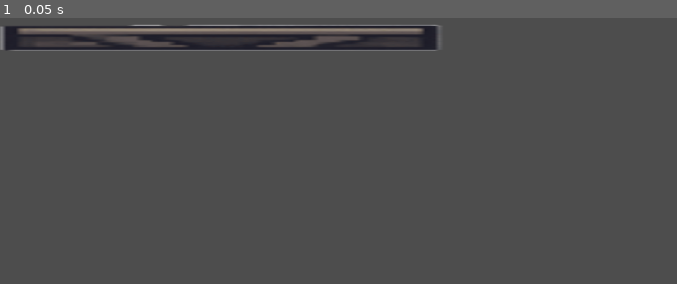
Above: before the commit, frame 1.
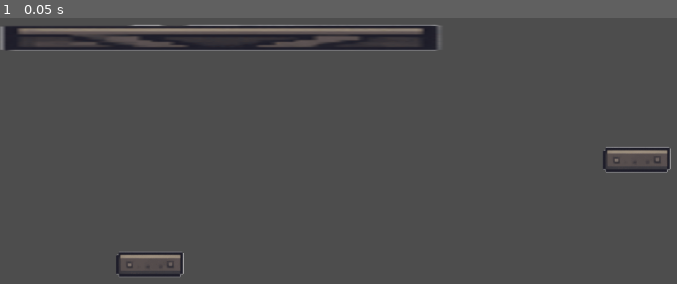
Above: after the commit, the same moment.

Repository: M1rceaDogaru/wound-up
Game: Godot game, scene res://maps/tunnel.tscn
The game is run twice, just before and just after one commit, with the same random seed, the same clock (stepped at 60 frames per second) and the same inputs. This scene is started directly instead of the project's main scene.
Inputs:
- Up to frame 1 (0.05 s): no input

The runs differ from the first frame. In frame 1, 0.8% of the frame differs, in the area x 17-100%, y 48-98%.

Commit message:
Add moving platforms

Diff:
--- a/src/game/game.gd
+++ b/src/game/game.gd
@@ -3,6 +3,9 @@
 class_name Game
 
 @onready var player = $Player
+
+func _ready() -> void:
+	$Map/PlatformMovement.play("move")
 
 func move_to(target: String, transition_name: String):
 	var current_map = find_child("Map", false, false)
@@ -13,3 +16,4 @@
 
 	var target_transition: Transition = new_map.find_child("Transitions").find_child(transition_name)
 	player.transition_to(target_transition.entry_point.global_position)
+	$Map/PlatformMovement.play("move")
--- a/src/game/game.tscn
+++ b/src/game/game.tscn
@@ -16,3 +16,4 @@
 position_smoothing_enabled = true
 
 [node name="Map" parent="." instance=ExtResource("3_h7iqs")]
+script = null
--- a/src/map/map.tscn
+++ b/src/map/map.tscn
@@ -1,7 +1,19 @@
-[gd_scene format=3 uid="uid://bv1v81aa2q4gw"]
+[gd_scene load_steps=2 format=3 uid="uid://bv1v81aa2q4gw"]
+
+[sub_resource type="GDScript" id="GDScript_beun2"]
+script/source = "extends Node2D
+
+func start() -> void:
+	$PlatformMovement.play(\"move\")
+"
 
 [node name="Map" type="Node2D"]
+script = SubResource("GDScript_beun2")
 
 [node name="Transitions" type="Node2D" parent="."]
 
 [node name="Environment" type="Node2D" parent="."]
+
+[node name="MovingPlatforms" type="Node2D" parent="."]
+
+[node name="PlatformMovement" type="AnimationPlayer" parent="."]
--- /dev/null
+++ b/src/map/moving_platform.tscn
@@ -0,0 +1,18 @@
+[gd_scene load_steps=3 format=3 uid="uid://ccv662yvydwpx"]
+
+[ext_resource type="Texture2D" uid="uid://b5fwa30o13utx" path="res://sprites/test_robot.png" id="1_hlou7"]
+
+[sub_resource type="RectangleShape2D" id="RectangleShape2D_u6vgn"]
+size = Vector2(98, 35)
+
+[node name="MovingPlatform" type="AnimatableBody2D"]
+metadata/_edit_group_ = true
+
+[node name="Sprite2D" type="Sprite2D" parent="."]
+texture = ExtResource("1_hlou7")
+region_enabled = true
+region_rect = Rect2(51.4613, 583.537, 97.3493, 39.3066)
+
+[node name="CollisionShape2D" type="CollisionShape2D" parent="."]
+position = Vector2(0, 0.5)
+shape = SubResource("RectangleShape2D_u6vgn")
--- a/src/maps/start.tscn
+++ b/src/maps/start.tscn
@@ -1,8 +1,47 @@
-[gd_scene load_steps=4 format=3 uid="uid://dxvpd37mhwkjm"]
+[gd_scene load_steps=8 format=3 uid="uid://dxvpd37mhwkjm"]
 
 [ext_resource type="PackedScene" uid="uid://bv1v81aa2q4gw" path="res://map/map.tscn" id="1_txpt3"]
 [ext_resource type="PackedScene" uid="uid://bin6wnaw5ta86" path="res://map/transition.tscn" id="2_u2sb3"]
 [ext_resource type="PackedScene" uid="uid://40nlohv2xows" path="res://test/platform.tscn" id="3_mjb1c"]
+[ext_resource type="PackedScene" uid="uid://ccv662yvydwpx" path="res://map/moving_platform.tscn" id="4_u2sb3"]
+
+[sub_resource type="Animation" id="Animation_u2sb3"]
+resource_name = "move"
+length = 2.0
+loop_mode = 2
+tracks/0/type = "value"
+tracks/0/imported = false
+tracks/0/enabled = true
+tracks/0/path = NodePath("MovingPlatforms/MovingPlatform:position")
+tracks/0/interp = 1
+tracks/0/loop_wrap = true
+tracks/0/keys = {
+"times": PackedFloat32Array(0, 1.99),
+"transitions": PackedFloat32Array(1, 1),
+"update": 0,
+"values": [Vector2(96, 536), Vector2(357, 536)]
+}
+
+[sub_resource type="Animation" id="Animation_mjb1c"]
+length = 0.001
+tracks/0/type = "value"
+tracks/0/imported = false
+tracks/0/enabled = true
+tracks/0/path = NodePath("MovingPlatforms/MovingPlatform:position")
+tracks/0/interp = 1
+tracks/0/loop_wrap = true
+tracks/0/keys = {
+"times": PackedFloat32Array(0),
+"transitions": PackedFloat32Array(1),
+"update": 0,
+"values": [Vector2(96, 536)]
+}
+
+[sub_resource type="AnimationLibrary" id="AnimationLibrary_vhhta"]
+_data = {
+&"RESET": SubResource("Animation_mjb1c"),
+&"move": SubResource("Animation_u2sb3")
+}
 
 [node name="Map" instance=ExtResource("1_txpt3")]
 
@@ -25,3 +64,11 @@
 [node name="Platform5" parent="Environment" index="4" instance=ExtResource("3_mjb1c")]
 position = Vector2(995, 585)
 scale = Vector2(2.6, 1)
+
+[node name="MovingPlatform" parent="MovingPlatforms" index="0" instance=ExtResource("4_u2sb3")]
+position = Vector2(96, 536)
+
+[node name="PlatformMovement" parent="." index="3"]
+libraries = {
+&"": SubResource("AnimationLibrary_vhhta")
+}
--- a/src/maps/tunnel.tscn
+++ b/src/maps/tunnel.tscn
@@ -1,10 +1,73 @@
-[gd_scene load_steps=4 format=3 uid="uid://cidhne4h2q7wj"]
+[gd_scene load_steps=8 format=3 uid="uid://cidhne4h2q7wj"]
 
 [ext_resource type="PackedScene" uid="uid://bv1v81aa2q4gw" path="res://map/map.tscn" id="1_hjm4x"]
 [ext_resource type="PackedScene" uid="uid://bin6wnaw5ta86" path="res://map/transition.tscn" id="2_rfm4c"]
+[ext_resource type="PackedScene" uid="uid://ccv662yvydwpx" path="res://map/moving_platform.tscn" id="4_hjm4x"]
 [ext_resource type="PackedScene" uid="uid://40nlohv2xows" path="res://test/platform.tscn" id="4_y3lgk"]
 
+[sub_resource type="Animation" id="Animation_rfm4c"]
+resource_name = "move"
+loop_mode = 2
+tracks/0/type = "value"
+tracks/0/imported = false
+tracks/0/enabled = true
+tracks/0/path = NodePath("MovingPlatforms/MovingPlatform:position")
+tracks/0/interp = 1
+tracks/0/loop_wrap = true
+tracks/0/keys = {
+"times": PackedFloat32Array(0, 0.99),
+"transitions": PackedFloat32Array(1, 1),
+"update": 0,
+"values": [Vector2(918, 366), Vector2(176, 366)]
+}
+tracks/1/type = "value"
+tracks/1/imported = false
+tracks/1/enabled = true
+tracks/1/path = NodePath("MovingPlatforms/MovingPlatform2:position")
+tracks/1/interp = 1
+tracks/1/loop_wrap = true
+tracks/1/keys = {
+"times": PackedFloat32Array(0, 0.99),
+"transitions": PackedFloat32Array(1, 1),
+"update": 0,
+"values": [Vector2(216, 517), Vector2(918, 517)]
+}
+
+[sub_resource type="Animation" id="Animation_8axep"]
+length = 0.001
+tracks/0/type = "value"
+tracks/0/imported = false
+tracks/0/enabled = true
+tracks/0/path = NodePath("MovingPlatforms/MovingPlatform:position")
+tracks/0/interp = 1
+tracks/0/loop_wrap = true
+tracks/0/keys = {
+"times": PackedFloat32Array(0),
+"transitions": PackedFloat32Array(1),
+"update": 0,
+"values": [Vector2(918, 366)]
+}
+tracks/1/type = "value"
+tracks/1/imported = false
+tracks/1/enabled = true
+tracks/1/path = NodePath("MovingPlatforms/MovingPlatform2:position")
+tracks/1/interp = 1
+tracks/1/loop_wrap = true
+tracks/1/keys = {
+"times": PackedFloat32Array(0),
+"transitions": PackedFloat32Array(1),
+"update": 0,
+"values": [Vector2(216, 517)]
+}
+
+[sub_resource type="AnimationLibrary" id="AnimationLibrary_y3lgk"]
+_data = {
+&"RESET": SubResource("Animation_8axep"),
+&"move": SubResource("Animation_rfm4c")
+}
+
 [node name="Map" instance=ExtResource("1_hjm4x")]
+script = null
 
 [node name="FromStartToTunnel" parent="Transitions" index="0" instance=ExtResource("2_rfm4c")]
 position = Vector2(9, 172)
@@ -14,3 +77,14 @@
 [node name="Platform" parent="Environment" index="0" instance=ExtResource("4_y3lgk")]
 position = Vector2(321, 190)
 scale = Vector2(6.64, 1)
+
+[node name="MovingPlatform" parent="MovingPlatforms" index="0" instance=ExtResource("4_hjm4x")]
+position = Vector2(918, 366)
+
+[node name="MovingPlatform2" parent="MovingPlatforms" index="1" instance=ExtResource("4_hjm4x")]
+position = Vector2(216, 517)
+
+[node name="PlatformMovement" parent="." index="3"]
+libraries = {
+&"": SubResource("AnimationLibrary_y3lgk")
+}
--- a/src/player/player.gd
+++ b/src/player/player.gd
@@ -233,9 +233,9 @@
 	modulate = Color.WHITE
 	Engine.time_scale = 1.0
 
-func transition_to(position: Vector2):
+func transition_to(new_position: Vector2):
 	rewind_frames.clear()
-	global_position = position
+	global_position = new_position
 
 # Clean up when character is removed
 func _exit_tree():
